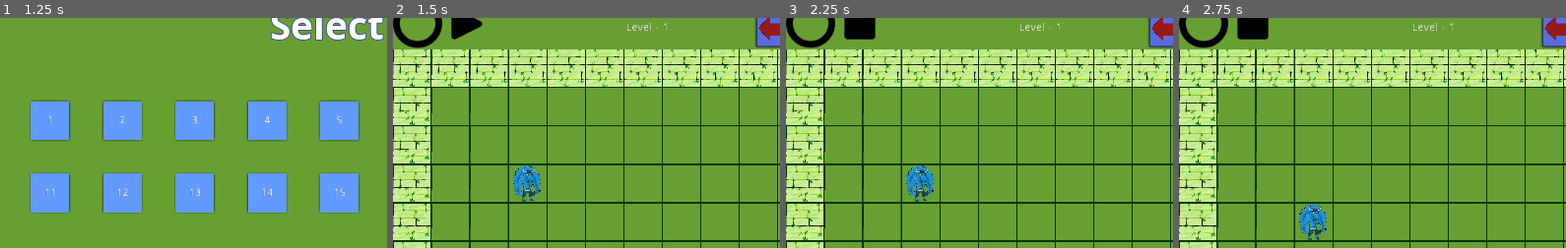
Above: before the commit, frames 1-4 (left to right).
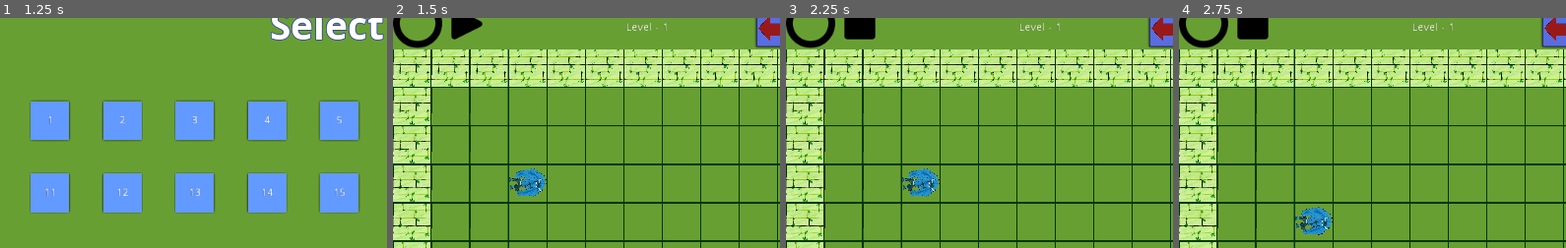
Above: after the commit, the same moments.

Repository: Gorglomux/MazeEscape
Game: Godot game, scene res://Main.tscn
The game is run twice, just before and just after one commit, with the same random seed, the same clock (stepped at 60 frames per second) and the same inputs.
Inputs (mouse positions are % of the whole screen's width and height, from its top left):
- Up to frame 1 (1.25 s): click "Play" at 0.5 s
- Up to frame 2 (1.5 s): click (6, 26) at 1.27 s
- Up to frame 3 (2.25 s): click (10, 5) at 2 s
- Up to frame 4 (2.75 s): no input
The pictures show only the part of the screen within x 0-50%, y 4-54%; the shares and areas given below are measured in that part.

Frame 1 is identical in both runs. In frame 2, 0.7% of the frame differs, in the area x 30-40%, y 64-80%; in frame 3, 0.7%; in frame 4, 0.7%.

Commit message:
rotation_corrigé

Diff:
--- a/MazeEscape/Player.gd
+++ b/MazeEscape/Player.gd
@@ -36,16 +36,16 @@
 				match(d):
 					DIRECTION.HAUT:
 						position.y = position.y - 400
-						global_rotation_degrees = 180
+						global_rotation_degrees = 270
 					DIRECTION.BAS:
 						position.y = position.y + 400
-						global_rotation_degrees = 0
+						global_rotation_degrees = 90
 					DIRECTION.GAUCHE:
 						position.x = position.x - 400
-						global_rotation_degrees = 90
+						global_rotation_degrees = 180
 					DIRECTION.DROITE:
 						position.x = position.x + 400
-						global_rotation_degrees = 270
+						global_rotation_degrees = 0
 			if(next_d != -1):
 				d = next_d
 				next_d = -1
@@ -61,10 +61,10 @@
 func init_rotation():
 	match(d):
 		DIRECTION.HAUT:
+			global_rotation_degrees = 270
+		DIRECTION.BAS:
+			global_rotation_degrees = 90
+		DIRECTION.GAUCHE:
 			global_rotation_degrees = 180
-		DIRECTION.BAS:
+		DIRECTION.DROITE:
 			global_rotation_degrees = 0
-		DIRECTION.GAUCHE:
-			global_rotation_degrees = 90
-		DIRECTION.DROITE:
-			global_rotation_degrees = 270
